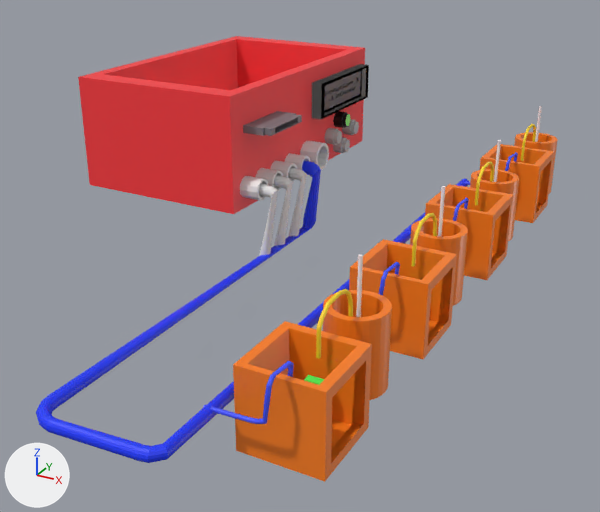
An edit to the Blender file 3D Files/Sistema de montoramento.blend, drawn before and after from the same camera.
Camera for both pictures: a camera (50 mm lens) standing at (12.1, -43.5, 18.6) and looking at (-9.1, -4.9, -0.7). Lighting does not change. The marker at lower left points along +X, +Y and +Z.

Script lines for the objects in view, before the commit:
```python
ob_fioentrada = bpy.data.objects.new('FioEntrada', me_cylinder_030)
ob_fioentrada.location = (-9.9, -3.94, 1.44)
ob_fioentrada.rotation_euler = (-0.0574, 0.101, -0.0557)  # degrees (-3.3, 5.8, -3.2)
ob_fioentrada.scale = (0.3, 0.3, 1.49)
ob_fioentrada_001 = bpy.data.objects.new('FioEntrada.001', me_cylinder_031)
ob_fioentrada_001.location = (-9.9, -5.57, 1.44)
ob_fioentrada_001.rotation_euler = (-0.0574, 0.101, -0.0557)  # degrees (-3.3, 5.8, -3.2)
ob_fioentrada_001.scale = (0.3, 0.3, 1.49)
ob_fioentrada_002 = bpy.data.objects.new('FioEntrada.002', me_cylinder_032)
ob_fioentrada_002.location = (-9.9, -7.21, 1.44)
ob_fioentrada_002.rotation_euler = (-0.0574, 0.101, -0.0557)  # degrees (-3.3, 5.8, -3.2)
ob_fioentrada_002.scale = (0.3, 0.3, 1.49)
ob_in = bpy.data.objects.new('In', me_cylinder_009)
ob_in.location = (-12.32, -7.09, 3.8)
ob_in.rotation_euler = (0.0, 1.571, 0.0)  # degrees (0, 90, 0)
ob_in.scale = (0.6, 0.6, 2.13)
ob_in_001 = bpy.data.objects.new('In.001', me_cylinder_010)
ob_in_001.location = (-12.32, -5.49, 3.8)
ob_in_001.rotation_euler = (0.0, 1.571, 0.0)  # degrees (0, 90, 0)
ob_in_001.scale = (0.6, 0.6, 2.13)
ob_in_002 = bpy.data.objects.new('In.002', me_cylinder_011)
ob_in_002.location = (-12.32, -3.89, 3.8)
ob_in_002.rotation_euler = (0.0, 1.571, 0.0)  # degrees (0, 90, 0)
ob_in_002.scale = (0.6, 0.6, 2.13)
ob_in_003 = bpy.data.objects.new('In.003', me_cylinder_014)
ob_in_003.location = (-12.32, -2.26, 3.8)
ob_in_003.rotation_euler = (0.0, 1.571, 0.0)  # degrees (0, 90, 0)
ob_in_003.scale = (0.6, 0.6, 2.13)
ob_pote_001 = bpy.data.objects.new('Pote.001', me_cube_006)
ob_pote_001.location = (-1.38, 1.77, 0.0)
ob_pote_001.rotation_euler = (0.0, 0.0, -1.569)  # degrees (0, 0, -90)
ob_pote_001.scale = (2.0, 2.0, 2.0)
# also in view: 'Cube' at (-11.4, -5.4, 7.0); 'Cylinder.003' at (-1.3, -13.9, 0.0); 'Pote' at (-1.4, 12.1, 0.0); 'Fio_Eletrodo.004' at (-7.1, -7.9, 2.0); 'Display' at (-11.0, 4.0, 7.0)
```
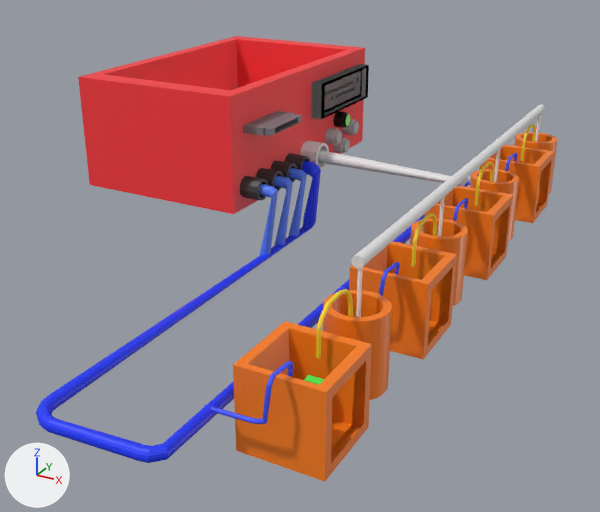
Commit message: GND wire has been added to scene

Location of each change, [x1, y1, x2, y2] in pixels of the pictures (600 x 512 px):
```json
{"object": "BarramentoGND", "change": "added", "after": [351, 105, 545, 269]}
{"object": "ConexaoGND", "change": "added", "after": [318, 150, 471, 186]}
{"object": "FioEntrada.002", "change": "recoloured", "before": [259, 184, 278, 256], "after": [259, 184, 278, 256], "on screen": "grey to blue"}
{"object": "FioEntrada.001", "change": "recoloured", "before": [274, 175, 293, 246], "after": [274, 175, 293, 246], "on screen": "grey to blue"}
{"object": "FioEntrada", "change": "recoloured", "before": [288, 168, 307, 237], "after": [288, 168, 307, 237], "on screen": "grey to blue"}
{"object": "In", "change": "recoloured", "before": [240, 176, 268, 200], "after": [240, 176, 268, 200]}
{"object": "In.001", "change": "recoloured", "before": [256, 168, 283, 191], "after": [256, 168, 283, 191]}
{"object": "In.002", "change": "recoloured", "before": [270, 161, 297, 182], "after": [270, 161, 297, 182]}
{"object": "In.003", "change": "recoloured", "before": [284, 153, 310, 170], "after": [284, 153, 310, 170]}
```

Scene script edits in JSON lines:
```json
{"op": "add", "block": "img_conector_adc", "code": ["img_conector_adc = load_image('Conector ADC', 'Eletroquimico/Conector ADC.png', 512, 512, 'sRGB')"]}
{"op": "add", "block": "mat_material_017", "code": ["mat_material_017 = principled_material('Material.017')", "mat_material_017.base_color = (0.0941, 0.22, 1.0)  # blue #5681ff"]}
{"op": "add", "block": "mat_material_016", "code": ["mat_material_016 = principled_material('Material.016')", "mat_material_016.texture = img_conector_adc"]}
{"block": "me_cylinder_014", "where": "me_cylinder_014.from_pydata(...)  # 72 vertices, 62 faces; spans x -1.0..1.0, y -1.0..1.0, z -1.0..1.0"}
{"op": "add", "block": "me_cylinder_014", "code": "me_cylinder_014.materials.append(mat_material_016)  # picture img_conector_adc"}
{"block": "me_cylinder_032", "where": "me_cylinder_032.from_pydata(...)  # 224 vertices, 194 faces; spans x -5.11..1.0, y -1.36..1.14, z -1.0..1.76"}
{"op": "add", "block": "me_cylinder_032", "code": "me_cylinder_032.materials.append(mat_material_017)  # blue #5681ff"}
{"op": "add", "block": "me_cylinder_034", "code": ["me_cylinder_034 = bpy.data.meshes.new('Cylinder.034')", "me_cylinder_034.from_pydata(...)  # 160 vertices, 130 faces; spans x -1.0..1.0, y -1.03..1.05, z -1.0..1.17"]}
{"op": "add", "block": "me_cylinder_033", "code": ["me_cylinder_033 = bpy.data.meshes.new('Cylinder.033')", "me_cylinder_033.from_pydata(...)  # a 32-sided cylinder along z spanning x -1.0..1.0, y -1.0..1.0, z -1.0..1.0"]}
{"op": "set", "path": "ob_fioentrada", "old": "bpy.data.objects.new('FioEntrada', me_cylinder_030)", "new": "bpy.data.objects.new('FioEntrada', me_cylinder_032)"}
{"op": "set", "path": "ob_fioentrada_001", "old": "bpy.data.objects.new('FioEntrada.001', me_cylinder_031)", "new": "bpy.data.objects.new('FioEntrada.001', me_cylinder_032)"}
{"op": "add", "block": "ob_conexaognd", "code": ["ob_conexaognd = bpy.data.objects.new('ConexaoGND', me_cylinder_034)", "ob_conexaognd.location = (-6.53, -0.1, 3.81)", "ob_conexaognd.rotation_euler = (1.571, 1.571, 1.571)  # degrees (90, 90, 90)", "ob_conexaognd.scale = (0.4, 0.4, 4.82)"]}
{"op": "add", "block": "ob_barramentognd", "code": ["ob_barramentognd = bpy.data.objects.new('BarramentoGND', me_cylinder_033)", "ob_barramentognd.location = (-1.36, 1.71, 4.08)", "ob_barramentognd.rotation_euler = (1.571, 0.0, 0.0)  # degrees (90, 0, 0)", "ob_barramentognd.scale = (0.3, 0.3, -15.6)"]}
```
